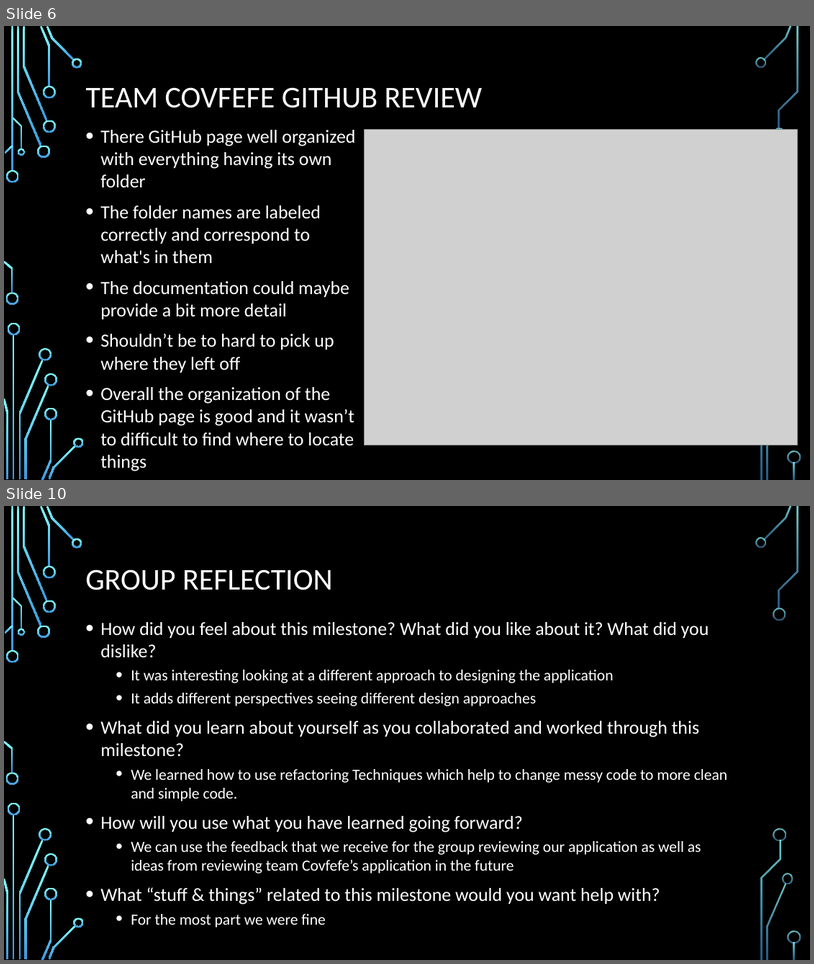
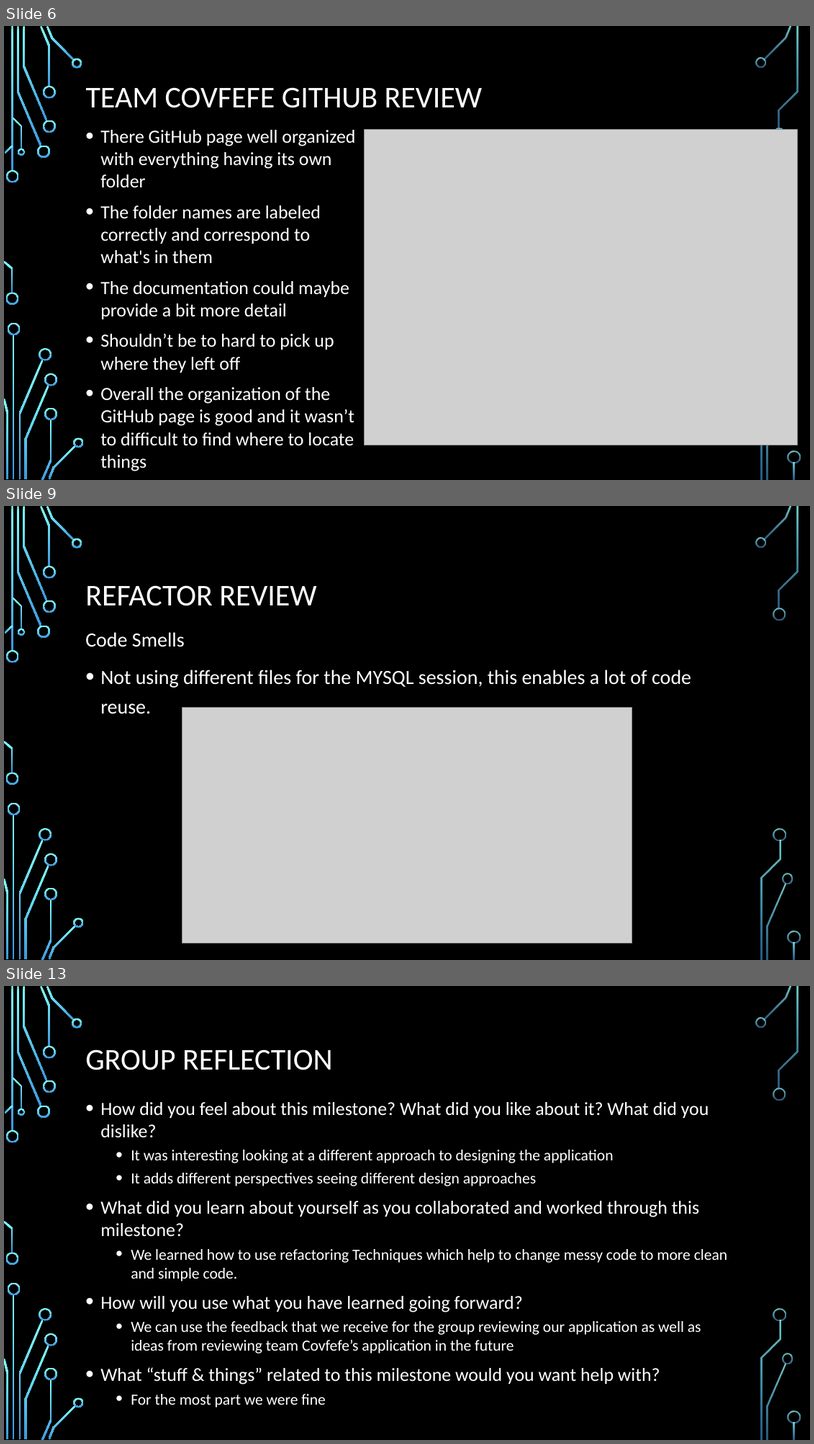
Before and after one commit to ureginastudent/PROJECT, a slide deck: Milestone 7/ENSE 470 Milestone 7.pptx. Shown one above the other, each under a label of ours: slides 6 and 10 before the commit, slides 6, 9 and 13 after it; the slides between them are not shown. The pictures are 814x964 and 814x1444 pixels, drawn with LibreOffice and Linux fonts; fonts in the diff are those of the drawing; grey boxes stand for pictures; background and template pictures are left out. Boxes give left, top, right and bottom in pixels: in the first picture for what was removed or moved away, otherwise in the second. Text is boxed around its words. In the diff, an @@ line names an element or a change of style, - is before the commit and + after.

```diff
--- a/Milestone 7/ENSE 470 Milestone 7.pptx
+++ b/Milestone 7/ENSE 470 Milestone 7.pptx
@@ slide 9 added at bbox=[4, 506, 810, 960], background picture (left out); not listed: 36 template elements that a slide beside it also shows @@
@@ title added at bbox=[85, 585, 316, 606], 36 pt, text #FFFFFF @@
+REFACTOR REVIEW
@@ text added at bbox=[85, 632, 692, 714], 24 pt, text #FFFFFF @@
+Code Smells
+• Not using different files for the MYSQL session, this enables a lot of code reuse.
@@ picture added at bbox=[183, 708, 633, 943] @@
@@ what was slide 10 is now slide 13 @@
```
Also in this commit, not shown: 2 slides changed, 3 other slides added, 1 slide removed.
